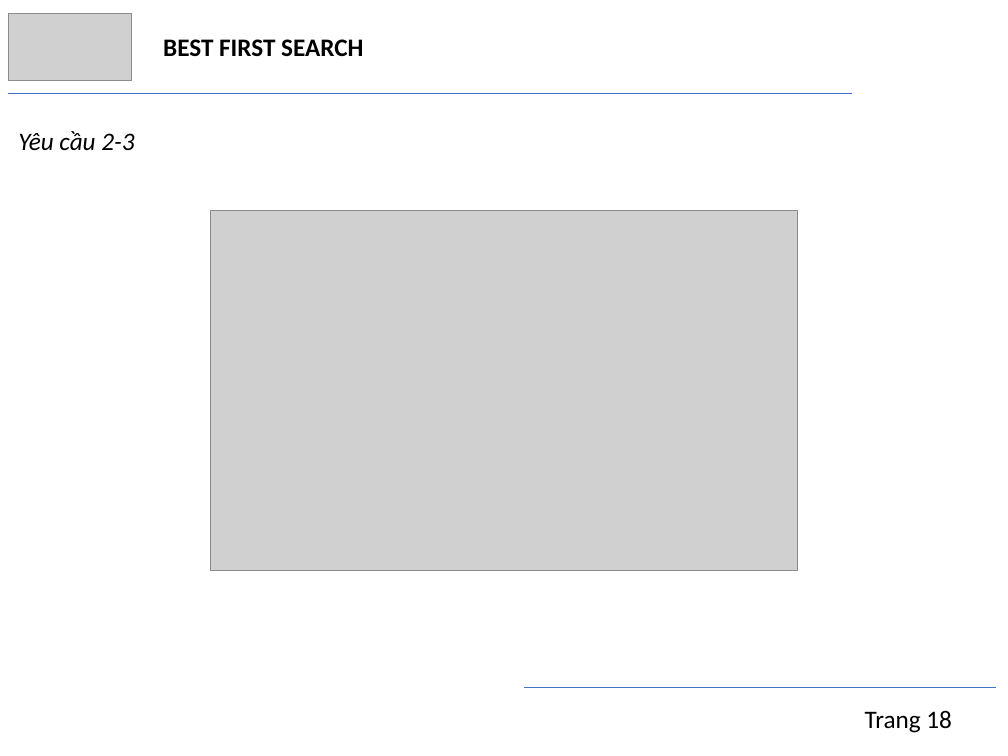
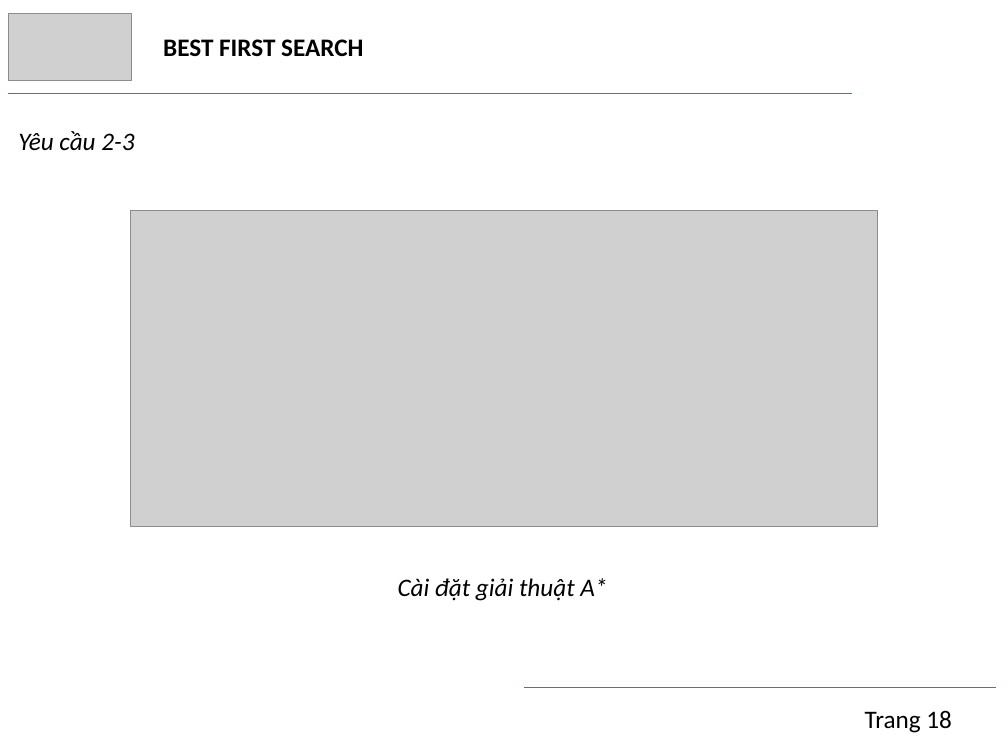
Before and after one commit to trngbro/AI, a slide deck: slide 18 of present/presentation.pptx. Drawn at 1008x756 pixels with LibreOffice and Linux fonts; fonts in the diff are those of the drawing; grey boxes stand for pictures. Boxes give left, top, right and bottom in pixels: in the first picture for what was removed or moved away, otherwise in the second. Text is boxed around its words. In the diff, an @@ line names an element or a change of style, - is before the commit and + after.

```diff
--- a/present/presentation.pptx
+++ b/present/presentation.pptx
@@ picture: place and size @@
-picture at [211,211,797,571]
+picture at [130,211,877,526]
@@ text added at [398,578,607,601], 18 pt, text #000000, italic @@
+Cài đặt giải thuật A*
```
Also in this commit, not shown: 12 other slides changed.
